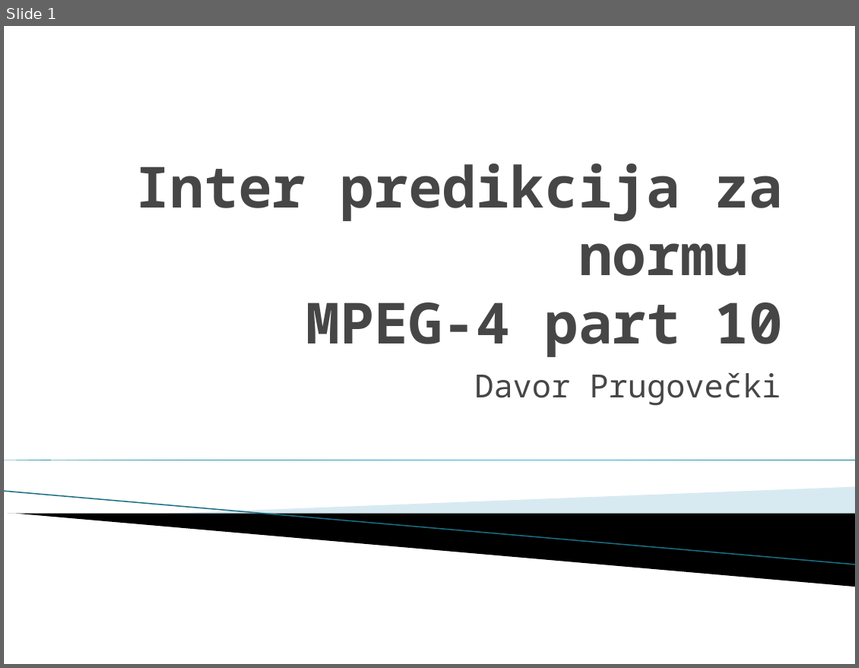
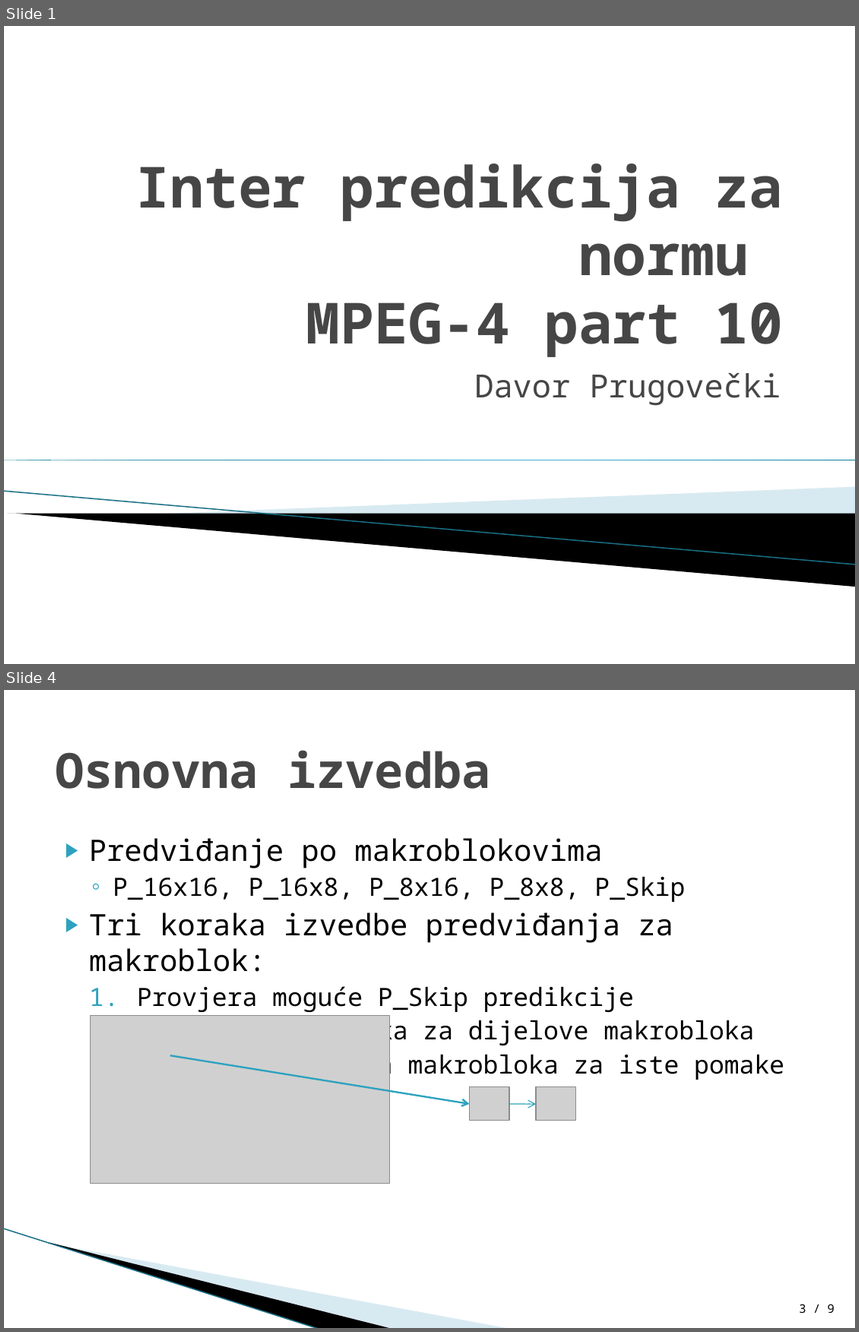
Before and after one commit to zoltanmaric/h264-fer, a slide deck: Dokumenti/Davor/Inter predikcija.pptx. Shown one above the other, each under a label of ours: slide 1 before the commit, slides 1 and 4 after it; the slides between them are not shown. The pictures are 859x668 and 859x1332 pixels, drawn with LibreOffice and Linux fonts; fonts in the diff are those of the drawing; grey boxes stand for pictures; background and template pictures are left out. Boxes give left, top, right and bottom in pixels: in the first picture for what was removed or moved away, otherwise in the second. Text is boxed around its words. In the diff, an @@ line names an element or a change of style, - is before the commit and + after.

```diff
--- a/Dokumenti/Davor/Inter predikcija.pptx
+++ b/Dokumenti/Davor/Inter predikcija.pptx
@@ slide 4 added at (x1=4, y1=690, x2=855, y2=1328), background #FFFFFF @@
@@ title added at (x1=55, y1=750, x2=491, y2=789), 41 pt, text #464646, bold @@
+Osnovna izvedba
@@ text added at (x1=89, y1=838, x2=785, y2=1081), 21.3 pt, text #000000 @@
+▶ Predviđanje po makroblokovima
+  ◦ P_16x16, P_16x8, P_8x16, P_8x8, P_Skip
+▶ Tri koraka izvedbe predviđanja za makroblok:
+  1. Provjera moguće P_Skip predikcije
+  2. Predviđanje pomaka za dijelove makrobloka
+  3. Spajanje dijelova makrobloka za iste pomake
@@ picture added at (x1=91, y1=1016, x2=390, y2=1180) @@
@@ picture added at (x1=91, y1=1016, x2=390, y2=1184) @@
@@ arrow added from (170, 1056) to (470, 1104), #2DA2BF 1.5 pt @@
@@ picture added at (x1=470, y1=1087, x2=509, y2=1121) @@
@@ picture added at (x1=536, y1=1087, x2=576, y2=1121) @@
@@ arrow added from (509, 1104) to (536, 1104), #2DA2BF 0.75 pt @@
@@ freeform shape added at (x1=70, y1=1156, x2=424, y2=1290), fill #A0CBDC at 40% opacity @@
@@ freeform shape added at (x1=4, y1=1229, x2=353, y2=1307), fill #000000 @@
@@ line added from (4, 1229) to (320, 1328), #97C5D8 0.95 pt @@
@@ text added at (x1=799, y1=1304, x2=835, y2=1313), 10 pt, text #000000 @@
+3 / 9
```
Also in this commit, not shown: 7 slides changed.
